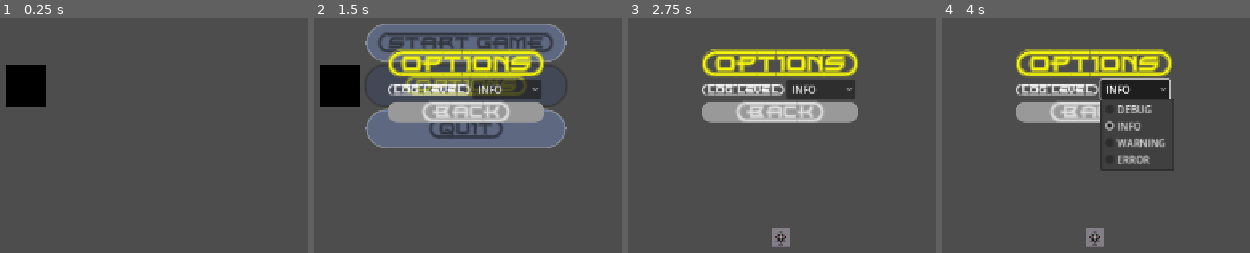
Above: before the commit, frames 1-4 (left to right).
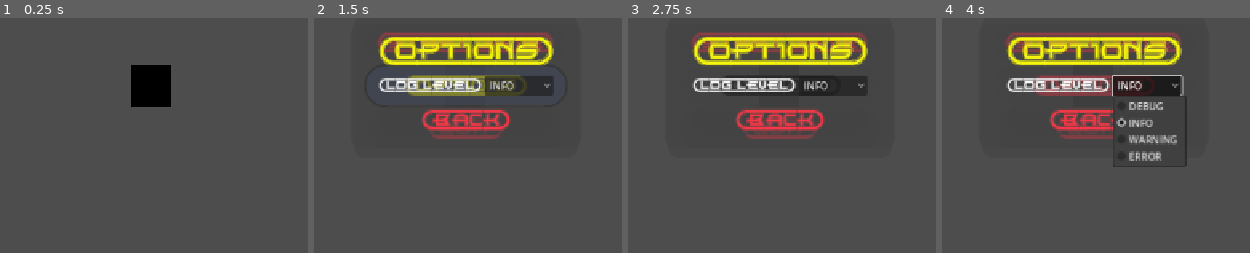
Above: after the commit, the same moments.

Repository: ikostan/SkyLockAssault
Game: Godot game, scene res://scenes/main_menu.tscn
The game is run twice, just before and just after one commit, with the same random seed, the same clock (stepped at 60 frames per second) and the same inputs. Video files are missing from this copy of the repository; at most half a second of black plays in their place.
Inputs (mouse positions are in pixels of both pictures, inside the frame that each line leads up to):
- Up to frame 1 (0.25 s): no input
- Up to frame 2 (1.5 s): tap Enter at 0.5 s; hold D (move_right) 0.53-1.25 s; click "{OPTIONS}" at 1.25 s
- Up to frame 3 (2.75 s): click "{START=GAME}" at 2 s
- Up to frame 4 (4 s): click (1092, 43) at 2.75 s, where only the run after the commit has a clickable "{START=GAME}"; click "INFO" at 3.5 s

The runs differ from the first frame. In frame 1, 4.6% of the frame differs, in the area x 1-56%, y 20-38%; in frame 2, 30%, in the area x 1-83%, y 2-56%; in frame 3, 18%; in frame 4, 19%.

Commit message:
Refactor menu UI layout and improve visual style
Main, options, and pause menus now use Panel nodes for improved layout and consistent background styling. Updated button colors, font sizes, and corner radii for a unified look. Main menu UI fade-in logic split for panel and container; options menu script now extends CanvasLayer and ignores pause state for better overlay behavior.

Diff:
--- a/scenes/main_menu.tscn
+++ b/scenes/main_menu.tscn
@@ -1,19 +1,23 @@
-[gd_scene load_steps=12 format=3 uid="uid://brpckgp7j86jp"]
+[gd_scene load_steps=13 format=3 uid="uid://brpckgp7j86jp"]
 
 [ext_resource type="Script" uid="uid://cdubukgyitlm8" path="res://scripts/main_menu.gd" id="1_l6cm7"]
 [ext_resource type="VideoStream" uid="uid://dxu50q1yffe6a" path="res://files/video/grok-video-main2.ogv" id="2_ekxnf"]
 [ext_resource type="FontFile" uid="uid://borwvgqdgawbj" path="res://files/fonts/EMPIREST.TTF" id="3_bqqt6"]
 
+[sub_resource type="StyleBoxFlat" id="StyleBoxFlat_oa1go"]
+bg_color = Color(0.2627451, 0.2627451, 0.2627451, 0.5882353)
+corner_radius_top_left = 20
+corner_radius_top_right = 20
+corner_radius_bottom_right = 20
+corner_radius_bottom_left = 20
+
 [sub_resource type="StyleBoxFlat" id="StyleBoxFlat_rtw2f"]
-bg_color = Color(0.53333336, 0.6666667, 0.98039216, 0.5882353)
-border_width_left = 2
-border_width_top = 2
-border_width_right = 2
-border_width_bottom = 2
+bg_color = Color(0.2627451, 0.2627451, 0.2627451, 0.5882353)
 corner_radius_top_left = 40
 corner_radius_top_right = 40
 corner_radius_bottom_right = 40
 corner_radius_bottom_left = 40
+shadow_color = Color(0.30692267, 0.3069227, 0.3069227, 0.6)
 
 [sub_resource type="StyleBoxFlat" id="StyleBoxFlat_ekxnf"]
 corner_radius_top_left = 40
@@ -33,11 +37,7 @@
 [sub_resource type="StyleBoxEmpty" id="StyleBoxEmpty_ekxnf"]
 
 [sub_resource type="StyleBoxFlat" id="StyleBoxFlat_bqqt6"]
-bg_color = Color(0.53333336, 0.6666667, 0.98039216, 0.54901963)
-border_width_left = 2
-border_width_top = 2
-border_width_right = 2
-border_width_bottom = 2
+bg_color = Color(0.2627451, 0.2627451, 0.2627451, 0.5882353)
 corner_radius_top_left = 40
 corner_radius_top_right = 40
 corner_radius_bottom_right = 40
@@ -46,11 +46,7 @@
 [sub_resource type="StyleBoxEmpty" id="StyleBoxEmpty_bqqt6"]
 
 [sub_resource type="StyleBoxFlat" id="StyleBoxFlat_wu84c"]
-bg_color = Color(0.53333336, 0.6666667, 0.98039216, 0.5882353)
-border_width_left = 2
-border_width_top = 2
-border_width_right = 2
-border_width_bottom = 2
+bg_color = Color(0.2627451, 0.2627451, 0.2627451, 0.5882353)
 corner_radius_top_left = 40
 corner_radius_top_right = 40
 corner_radius_bottom_right = 40
@@ -71,19 +67,31 @@
 
 [node name="VideoStreamPlayer" type="VideoStreamPlayer" parent="."]
 layout_mode = 1
-anchors_preset = 13
-anchor_left = 0.5
-anchor_right = 0.5
+anchors_preset = 15
+anchor_right = 1.0
 anchor_bottom = 1.0
-offset_left = -232.0
-offset_right = 232.0
 grow_horizontal = 2
 grow_vertical = 2
 stream = ExtResource("2_ekxnf")
 autoplay = true
 loop = true
 
-[node name="VBoxContainer" type="VBoxContainer" parent="VideoStreamPlayer"]
+[node name="Panel" type="Panel" parent="VideoStreamPlayer"]
+layout_mode = 1
+anchors_preset = 8
+anchor_left = 0.5
+anchor_top = 0.5
+anchor_right = 0.5
+anchor_bottom = 0.5
+offset_left = -180.0
+offset_top = -115.0
+offset_right = 180.0
+offset_bottom = 115.0
+grow_horizontal = 2
+grow_vertical = 2
+theme_override_styles/panel = SubResource("StyleBoxFlat_oa1go")
+
+[node name="VBoxContainer" type="VBoxContainer" parent="VideoStreamPlayer/Panel"]
 layout_mode = 1
 anchors_preset = 8
 anchor_left = 0.5
@@ -98,7 +106,7 @@
 grow_vertical = 2
 theme_override_constants/separation = 6
 
-[node name="Label" type="Label" parent="VideoStreamPlayer/VBoxContainer"]
+[node name="Label" type="Label" parent="VideoStreamPlayer/Panel/VBoxContainer"]
 visible = false
 layout_mode = 2
 size_flags_vertical = 3
@@ -107,10 +115,10 @@
 horizontal_alignment = 1
 vertical_alignment = 1
 
-[node name="StartButton" type="Button" parent="VideoStreamPlayer/VBoxContainer"]
+[node name="StartButton" type="Button" parent="VideoStreamPlayer/Panel/VBoxContainer"]
 layout_mode = 2
 size_flags_vertical = 3
-theme_override_colors/font_color = Color(0.023529412, 0.023529412, 0, 1)
+theme_override_colors/font_color = Color(0.9913891, 0.21623385, 0.27923363, 1)
 theme_override_colors/font_focus_color = Color(0, 0, 0, 1)
 theme_override_colors/font_hover_color = Color(0.9607843, 0.9607843, 0.050980393, 1)
 theme_override_fonts/font = ExtResource("3_bqqt6")
@@ -121,10 +129,10 @@
 theme_override_styles/focus = SubResource("StyleBoxEmpty_ekxnf")
 text = "{START=GAME}"
 
-[node name="OptionsButton" type="Button" parent="VideoStreamPlayer/VBoxContainer"]
+[node name="OptionsButton" type="Button" parent="VideoStreamPlayer/Panel/VBoxContainer"]
 layout_mode = 2
 size_flags_vertical = 3
-theme_override_colors/font_color = Color(0, 0, 0, 1)
+theme_override_colors/font_color = Color(0.99215686, 0.21568628, 0.2784314, 1)
 theme_override_colors/font_focus_color = Color(0, 0, 0, 1)
 theme_override_colors/font_hover_color = Color(0.9607843, 0.9607843, 0.050980393, 1)
 theme_override_fonts/font = ExtResource("3_bqqt6")
@@ -135,10 +143,10 @@
 theme_override_styles/focus = SubResource("StyleBoxEmpty_bqqt6")
 text = "{OPTIONS}"
 
-[node name="QuitButton" type="Button" parent="VideoStreamPlayer/VBoxContainer"]
+[node name="QuitButton" type="Button" parent="VideoStreamPlayer/Panel/VBoxContainer"]
 layout_mode = 2
 size_flags_vertical = 3
-theme_override_colors/font_color = Color(0, 0, 0, 1)
+theme_override_colors/font_color = Color(0.99215686, 0.21568628, 0.2784314, 1)
 theme_override_colors/font_focus_color = Color(0, 0, 0, 1)
 theme_override_colors/font_hover_color = Color(0.9607843, 0.9607843, 0.050980393, 1)
 theme_override_fonts/font = ExtResource("3_bqqt6")
@@ -149,10 +157,10 @@
 theme_override_styles/focus = SubResource("StyleBoxEmpty_wu84c")
 text = "{QUIT}"
 
-[node name="QuitDialog" type="ConfirmationDialog" parent="VideoStreamPlayer/VBoxContainer"]
+[node name="QuitDialog" type="ConfirmationDialog" parent="VideoStreamPlayer/Panel/VBoxContainer"]
 oversampling_override = 1.0
 title = "Quit Game?"
 size = Vector2i(383, 100)
 dialog_text = "Are you sure you want to quit Sky Lock Assault?"
 
-[connection signal="confirmed" from="VideoStreamPlayer/VBoxContainer/QuitDialog" to="." method="_on_quit_dialog_confirmed"]
+[connection signal="confirmed" from="VideoStreamPlayer/Panel/VBoxContainer/QuitDialog" to="." method="_on_quit_dialog_confirmed"]
--- a/scenes/options_menu.tscn
+++ b/scenes/options_menu.tscn
@@ -1,9 +1,17 @@
-[gd_scene load_steps=7 format=3 uid="uid://cl4m4q2eurcn0"]
+[gd_scene load_steps=8 format=3 uid="uid://cl4m4q2eurcn0"]
 
 [ext_resource type="Script" uid="uid://cajq8hf84eplh" path="res://scripts/options_menu.gd" id="1_ijpji"]
 [ext_resource type="FontFile" uid="uid://borwvgqdgawbj" path="res://files/fonts/EMPIREST.TTF" id="1_liyum"]
 
+[sub_resource type="StyleBoxFlat" id="StyleBoxFlat_lfjc7"]
+bg_color = Color(0.2627451, 0.2627451, 0.2627451, 0.5882353)
+corner_radius_top_left = 20
+corner_radius_top_right = 20
+corner_radius_bottom_right = 20
+corner_radius_bottom_left = 20
+
 [sub_resource type="StyleBoxFlat" id="StyleBoxFlat_liyum"]
+bg_color = Color(0.2627451, 0.2627451, 0.2627451, 0.5882353)
 corner_radius_top_left = 40
 corner_radius_top_right = 40
 corner_radius_bottom_right = 40
@@ -16,53 +24,61 @@
 corner_radius_bottom_left = 40
 
 [sub_resource type="StyleBoxFlat" id="StyleBoxFlat_hm4m4"]
+bg_color = Color(0.53333336, 0.6666667, 0.98039216, 0.3137255)
 corner_radius_top_left = 40
 corner_radius_top_right = 40
 corner_radius_bottom_right = 40
 corner_radius_bottom_left = 40
+shadow_size = 5
 
 [sub_resource type="StyleBoxEmpty" id="StyleBoxEmpty_lfjc7"]
 
-[node name="OptionsMenu" type="Control"]
-layout_mode = 3
+[node name="OptionsMenu" type="CanvasLayer"]
+script = ExtResource("1_ijpji")
+
+[node name="Panel" type="Panel" parent="."]
 anchors_preset = 8
 anchor_left = 0.5
 anchor_top = 0.5
 anchor_right = 0.5
 anchor_bottom = 0.5
+offset_left = -185.0
+offset_top = -100.0
+offset_right = 185.0
+offset_bottom = 100.0
 grow_horizontal = 2
 grow_vertical = 2
-script = ExtResource("1_ijpji")
+theme_override_styles/panel = SubResource("StyleBoxFlat_lfjc7")
 
 [node name="VBoxContainer" type="VBoxContainer" parent="."]
-layout_mode = 1
 anchors_preset = 8
 anchor_left = 0.5
 anchor_top = 0.5
 anchor_right = 0.5
 anchor_bottom = 0.5
-offset_left = -20.0
-offset_top = -20.0
-offset_right = 20.0
-offset_bottom = 20.0
+offset_left = -140.0
+offset_top = -81.0
+offset_right = 140.0
+offset_bottom = 80.0
 grow_horizontal = 2
 grow_vertical = 2
 
 [node name="Label" type="Label" parent="VBoxContainer"]
 layout_mode = 2
+size_flags_vertical = 6
 theme_override_colors/font_color = Color(0.9607843, 0.9607843, 0.050980393, 1)
 theme_override_fonts/font = ExtResource("1_liyum")
-theme_override_font_sizes/font_size = 45
+theme_override_font_sizes/font_size = 50
 text = "{OPTIONS}"
 
 [node name="HBoxContainer" type="HBoxContainer" parent="VBoxContainer"]
 layout_mode = 2
-size_flags_vertical = 4
+size_flags_vertical = 6
 
 [node name="Label" type="Label" parent="VBoxContainer/HBoxContainer"]
 layout_mode = 2
 theme_override_fonts/font = ExtResource("1_liyum")
-theme_override_font_sizes/font_size = 20
+theme_override_font_sizes/font_size = 25
 text = "{LOG=LEVEL}"
 
 [node name="LogLevelOptionButton" type="OptionButton" parent="VBoxContainer/HBoxContainer"]
@@ -70,6 +86,10 @@
 
 [node name="BackButton" type="Button" parent="VBoxContainer"]
 layout_mode = 2
+size_flags_vertical = 3
+theme_override_colors/font_color = Color(0.99215686, 0.21568628, 0.2784314, 1)
+theme_override_colors/font_focus_color = Color(0, 0, 0, 1)
+theme_override_colors/font_hover_color = Color(0.9607843, 0.9607843, 0.050980393, 1)
 theme_override_fonts/font = ExtResource("1_liyum")
 theme_override_font_sizes/font_size = 35
 theme_override_styles/normal = SubResource("StyleBoxFlat_liyum")
--- a/scenes/pause_menu.tscn
+++ b/scenes/pause_menu.tscn
@@ -1,14 +1,22 @@
-[gd_scene load_steps=7 format=3 uid="uid://cb4n4cqkuddqg"]
+[gd_scene load_steps=8 format=3 uid="uid://cb4n4cqkuddqg"]
 
 [ext_resource type="Script" uid="uid://jdb4e3uytiw1" path="res://scripts/pause_menu.gd" id="1_n87rw"]
 [ext_resource type="FontFile" uid="uid://borwvgqdgawbj" path="res://files/fonts/EMPIREST.TTF" id="2_myx47"]
 
+[sub_resource type="StyleBoxFlat" id="StyleBoxFlat_myx47"]
+bg_color = Color(0.2627451, 0.2627451, 0.2627451, 0.5882353)
+corner_radius_top_left = 20
+corner_radius_top_right = 20
+corner_radius_bottom_right = 20
+corner_radius_bottom_left = 20
+
 [sub_resource type="StyleBoxFlat" id="StyleBoxFlat_1s2dm"]
-bg_color = Color(0.53333336, 0.6666667, 0.98039216, 0.5882353)
+bg_color = Color(0.2627451, 0.2627451, 0.2627451, 0.5882353)
 corner_radius_top_left = 40
 corner_radius_top_right = 40
 corner_radius_bottom_right = 40
 corner_radius_bottom_left = 40
+shadow_color = Color(0, 0, 0, 0.27058825)
 
 [sub_resource type="StyleBoxFlat" id="StyleBoxFlat_88e76"]
 corner_radius_top_left = 40
@@ -31,15 +39,29 @@
 process_mode = 3
 script = ExtResource("1_n87rw")
 
+[node name="Panel" type="Panel" parent="."]
+anchors_preset = 8
+anchor_left = 0.5
+anchor_top = 0.5
+anchor_right = 0.5
+anchor_bottom = 0.5
+offset_left = -195.0
+offset_top = -120.0
+offset_right = 195.0
+offset_bottom = 120.0
+grow_horizontal = 2
+grow_vertical = 2
+theme_override_styles/panel = SubResource("StyleBoxFlat_myx47")
+
 [node name="VBoxContainer" type="VBoxContainer" parent="."]
 anchors_preset = 8
 anchor_left = 0.5
 anchor_top = 0.5
 anchor_right = 0.5
 anchor_bottom = 0.5
-offset_left = -225.0
+offset_left = -175.0
 offset_top = -100.0
-offset_right = 225.0
+offset_right = 175.0
 offset_bottom = 100.0
 grow_horizontal = 2
 grow_vertical = 2
@@ -57,7 +79,7 @@
 [node name="BackToMainButton" type="Button" parent="VBoxContainer"]
 layout_mode = 2
 size_flags_vertical = 3
-theme_override_colors/font_color = Color(0, 0, 0, 1)
+theme_override_colors/font_color = Color(0.99215686, 0.21568628, 0.2784314, 1)
 theme_override_colors/font_focus_color = Color(0, 0, 0, 1)
 theme_override_colors/font_hover_color = Color(0.9607843, 0.9607843, 0.050980393, 1)
 theme_override_fonts/font = ExtResource("2_myx47")
@@ -66,12 +88,12 @@
 theme_override_styles/pressed = SubResource("StyleBoxFlat_88e76")
 theme_override_styles/hover = SubResource("StyleBoxFlat_knqa7")
 theme_override_styles/focus = SubResource("StyleBoxEmpty_71k7c")
-text = "{BACK=TO=MAIN=MENU}"
+text = "{MAIN=MENU}"
 
 [node name="OptionsButton" type="Button" parent="VBoxContainer"]
 layout_mode = 2
 size_flags_vertical = 3
-theme_override_colors/font_color = Color(0, 0, 0, 1)
+theme_override_colors/font_color = Color(0.99215686, 0.21568628, 0.2784314, 1)
 theme_override_colors/font_focus_color = Color(0, 0, 0, 1)
 theme_override_colors/font_hover_color = Color(0.9607843, 0.9607843, 0.050980393, 1)
 theme_override_fonts/font = ExtResource("2_myx47")
@@ -85,7 +107,7 @@
 [node name="ResumeButton" type="Button" parent="VBoxContainer"]
 layout_mode = 2
 size_flags_vertical = 3
-theme_override_colors/font_color = Color(0, 0, 0, 1)
+theme_override_colors/font_color = Color(0.99215686, 0.21568628, 0.2784314, 1)
 theme_override_colors/font_focus_color = Color(0, 0, 0, 1)
 theme_override_colors/font_hover_color = Color(0.9607843, 0.9607843, 0.050980393, 1)
 theme_override_fonts/font = ExtResource("2_myx47")
--- a/scripts/main_menu.gd
+++ b/scripts/main_menu.gd
@@ -1,16 +1,17 @@
 extends Control
 
 # Default relative path; override in Inspector if needed
-@export var quit_dialog_path: NodePath = NodePath("VideoStreamPlayer/VBoxContainer/QuitDialog")
+@export var quit_dialog_path: NodePath = NodePath("VideoStreamPlayer/Panel/VBoxContainer/QuitDialog")
 # Reference to the quit dialog node, assigned in setup_quit_dialog or _ready()
 var quit_dialog: ConfirmationDialog
 var game_scene: PackedScene = preload("res://scenes/main_scene.tscn")
 var options_menu: PackedScene = preload("res://scenes/options_menu.tscn")
 
-@onready var ui_container: VBoxContainer = $VideoStreamPlayer/VBoxContainer
-@onready var start_button: Button = $VideoStreamPlayer/VBoxContainer/StartButton
-@onready var options_button: Button = $VideoStreamPlayer/VBoxContainer/OptionsButton
-@onready var quit_button: Button = $VideoStreamPlayer/VBoxContainer/QuitButton
+@onready var ui_panel: Panel = $VideoStreamPlayer/Panel
+@onready var ui_container: VBoxContainer = $VideoStreamPlayer/Panel/VBoxContainer
+@onready var start_button: Button = $VideoStreamPlayer/Panel/VBoxContainer/StartButton
+@onready var options_button: Button = $VideoStreamPlayer/Panel/VBoxContainer/OptionsButton
+@onready var quit_button: Button = $VideoStreamPlayer/Panel/VBoxContainer/QuitButton
 
 # Handles the main menu UI, including button connections and quit dialog logic.
 # This script manages scene transitions and platform-specific quitting for web/desktop.
@@ -27,21 +28,33 @@
 	setup_quit_dialog()  # New: Handles dialog setup in one place
 	# assert(quit_dialog != null, "QuitDialog must be assigned!")
 	# Hide UI initially (buttons and dialog won't show right away)
+	ui_panel.modulate.a = 0.0  # Start fully transparent for fade-in
+	ui_panel.visible = false  # Or just hide if no fade needed
 	ui_container.modulate.a = 0.0  # Start fully transparent for fade-in
 	ui_container.visible = false  # Or just hide if no fade needed
 
 	# New: Create and start a timer for delayed UI show
 	var delay_timer: Timer = Timer.new()
-	delay_timer.wait_time = 1.0  # Delay in seconds (change to 5.0 for longer)
+	delay_timer.wait_time = 0.5  # Delay in seconds (change to 5.0 for longer)
 	delay_timer.one_shot = true  # Runs once
 	add_child(delay_timer)  # Add to scene tree
-	delay_timer.timeout.connect(_show_ui)  # Connect to show function
+	delay_timer.timeout.connect(_show_ui_panel)  # Connect to show function
 	delay_timer.start()
-	Globals.log_message("Starting UI delay timer...", Globals.LogLevel.DEBUG)
+	Globals.log_message("Starting UI delay timer #1...", Globals.LogLevel.DEBUG)
 
+	delay_timer.timeout.connect(_show_ui_container)
+	delay_timer.start()
+	Globals.log_message("Starting UI delay timer #2...", Globals.LogLevel.DEBUG)
 
 # New: Function to reveal the UI after delay (with optional fade-in)
-func _show_ui() -> void:
+func _show_ui_panel() -> void:
+	ui_panel.visible = true  # Make visible
+	# Optional: Fade in over 1 second for smooth effect (learning Tween basics)
+	var tween: Tween = create_tween()
+	tween.tween_property(ui_panel, "modulate:a", 1.0, 1.0)  # From current alpha to 1.0
+	Globals.log_message("Showing main menu UI after delay.", Globals.LogLevel.DEBUG)
+
+func _show_ui_container() -> void:
 	ui_container.visible = true  # Make visible
 	# Optional: Fade in over 1 second for smooth effect (learning Tween basics)
 	var tween: Tween = create_tween()
--- a/scripts/options_menu.gd
+++ b/scripts/options_menu.gd
@@ -1,4 +1,4 @@
-extends Control
+extends CanvasLayer
 
 @onready var log_lvl_option: OptionButton = $VBoxContainer/HBoxContainer/LogLevelOptionButton
 @onready var back_button: Button = $VBoxContainer/BackButton
@@ -22,6 +22,9 @@
 	log_lvl_option.item_selected.connect(_on_log_selected)
 	back_button.pressed.connect(_on_back_pressed)
 
+	# In options_menu.gd (_ready()—add at end)
+	process_mode = Node.PROCESS_MODE_ALWAYS  # Ignores pause for this node/tree
+	Globals.log_message("Set options_menu process_mode to ALWAYS for pause ignoring.", Globals.LogLevel.DEBUG)
 	Globals.log_message("Options menu loaded.", Globals.LogLevel.DEBUG)
 
 
@@ -48,15 +51,3 @@
 	get_tree().paused = false  # Unpause if was paused (safe call)
 	Globals.log_message("Closing options menu.", Globals.LogLevel.DEBUG)
 	queue_free()  # Remove self from tree (returns to underlying scene)
-
-#	if Globals.previous_scene != "":
-#		get_tree().change_scene_to_file(Globals.previous_scene)
-#		Globals.log_message(
-#			"Returning to previous scene: " + Globals.previous_scene, Globals.LogLevel.DEBUG
-#		)
-#	else:
-#		# Fallback to main menu if not set (e.g., direct run)
-#		get_tree().change_scene_to_file("res://scenes/main_menu.tscn")
-#		Globals.log_message(
-#			"No previous scene set—falling back to main menu.", Globals.LogLevel.WARNING
-#		)
